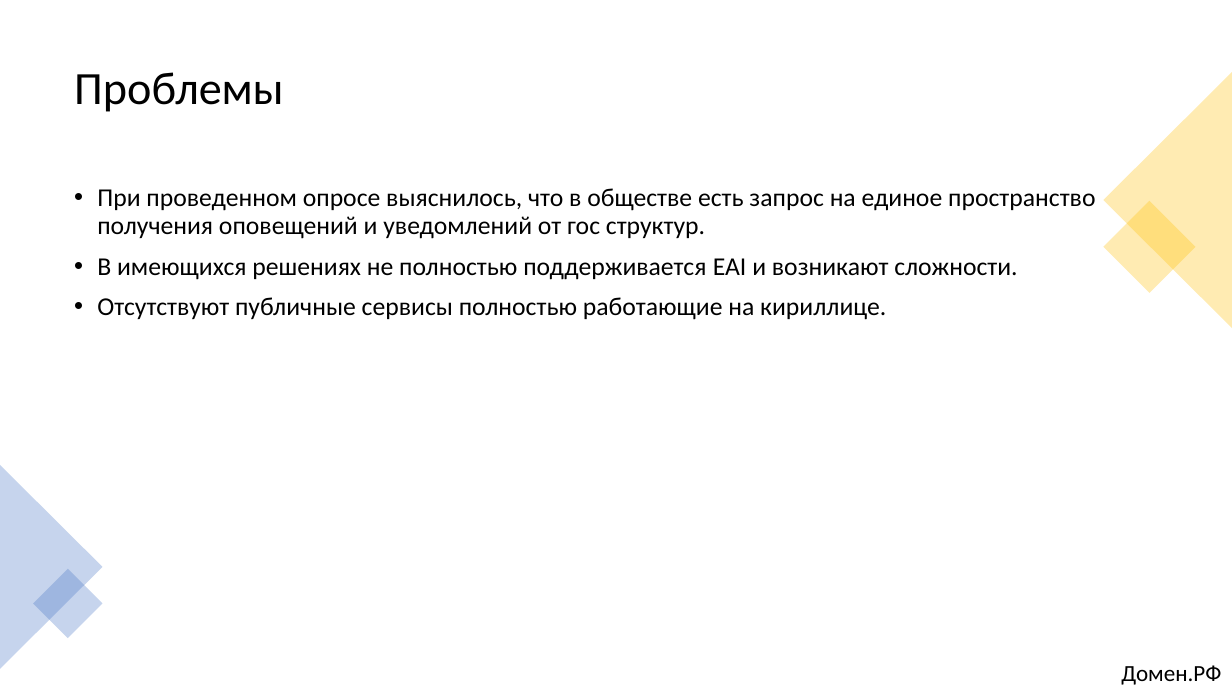
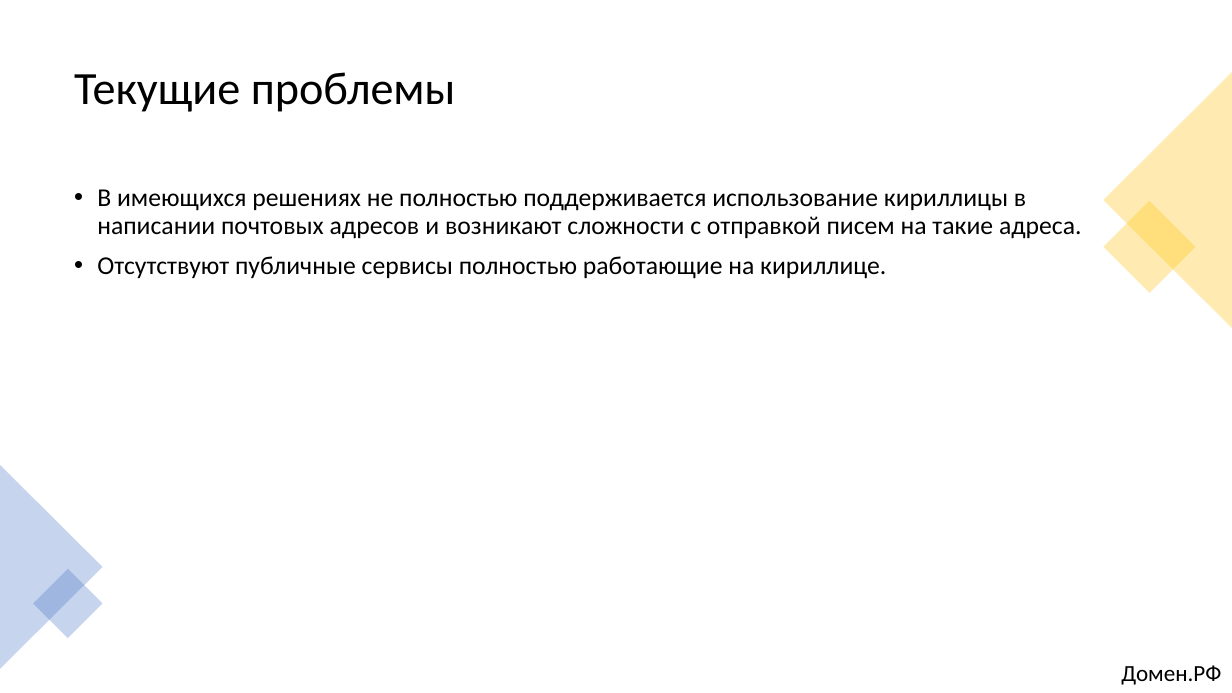
Before and after one commit to alexklippe/scryptedv2, a slide deck: slide 3 of Презентация_Команда Scrypted_кейс1.pptx. Drawn at 1232x693 pixels with LibreOffice and Linux fonts; fonts in the diff are those of the drawing. Boxes give left, top, right and bottom in pixels: in the first picture for what was removed or moved away, otherwise in the second. Text is boxed around its words. In the diff, an @@ line names an element or a change of style, - is before the commit and + after.

```diff
--- a/Презентация_Команда Scrypted_кейс1.pptx
+++ b/Презентация_Команда Scrypted_кейс1.pptx
@@ title at [74, 72, 456, 112]: text changed @@
-Проблемы
+Текущие проблемы
@@ text at [97, 189, 1082, 239]: text changed @@
-• При проведенном опросе выяснилось, что в обществе есть запрос на единое пространство получения оповещений и уведомлений от гос структур.
-• В имеющихся решениях не полностью поддерживается EAI и возникают сложности.
+• В имеющихся решениях не полностью поддерживается использование кириллицы в написании почтовых адресов и возникают сложности с отправкой писем на такие адреса.
```
Also in this commit, not shown: 9 other slides changed, 8 other files.
